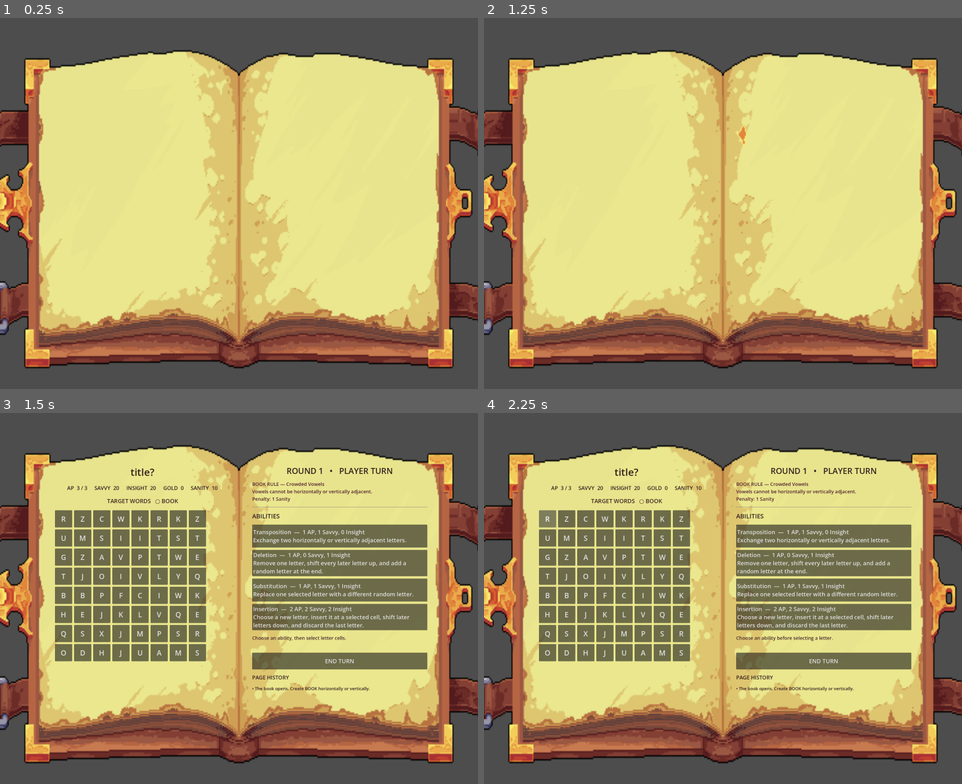
Above: before the commit, frames 1-4 (two rows, left to right).
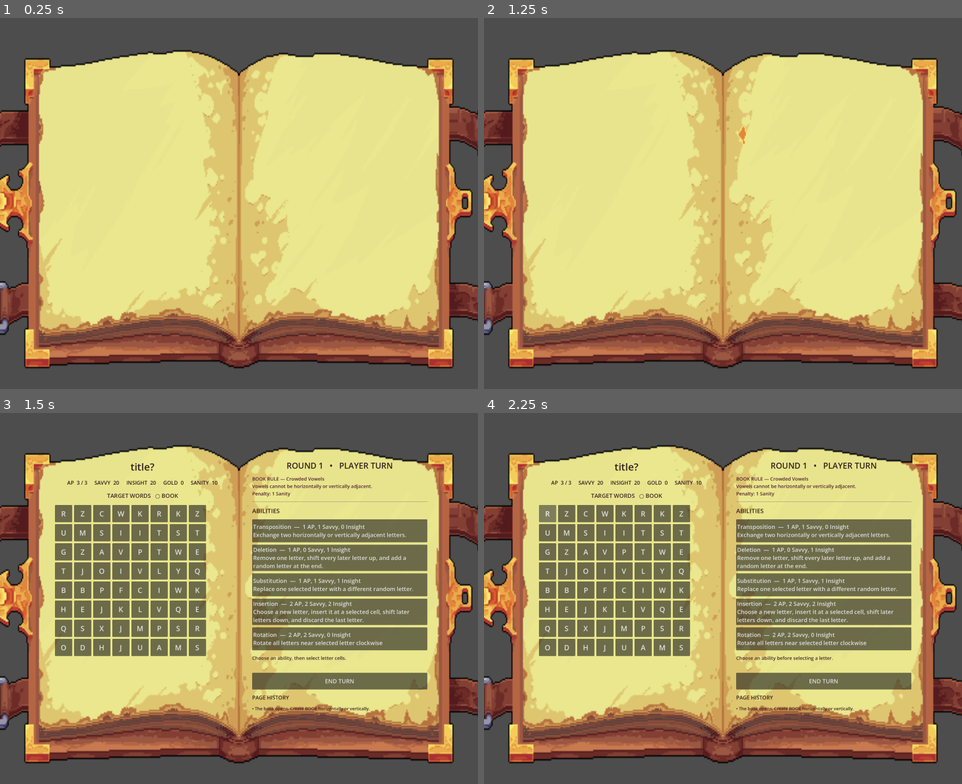
Above: after the commit, the same moments.

Repository: kbendrick/DJK_Project
Game: Godot game, scene res://Prototypes/BookWordGame/book_word_game.tscn
Same seed, same stepped clock (60 frames per second), same inputs: the game is played once before the commit and once after it.
Inputs (mouse positions are in pixels of both pictures, inside the frame that each line leads up to):
- Up to frame 1 (0.25 s): no input
- Up to frame 2 (1.25 s): tap Enter at 0.5 s; move the mouse to (828, 188) at 0.52 s; click (828, 188) at 0.67 s; tap Space at 0.77 s
- Up to frame 3 (1.5 s): drag from (143, 624) to (215, 680) at 1.27 s
- Up to frame 4 (2.25 s): click "R" at 2 s

Frames 1-2 are identical in both runs. In frame 3, 16% of the frame differs, in the area x 11-90%, y 13-81%; in frame 4, 16%.

Commit message:
added rotation ability

Diff:
--- a/Prototypes/BookWordGame/rules/adjacent_vowels_rule.gd
+++ b/Prototypes/BookWordGame/rules/adjacent_vowels_rule.gd
@@ -117,6 +117,7 @@
 		if not _is_vowel(model.get_letter(cell)):
 			consonant_cells.append(cell)
 
+	# Choose a random cell that has a consonant, and delete
 	var selected_cell: Vector2i = consonant_cells[rng.randi_range(0, consonant_cells.size()-1)]
 	model.delete_at(selected_cell, rng)
 	return "The book deleted the letter at (%d, %d)." % [selected_cell.x + 1, selected_cell.y + 1]
--- a/Prototypes/BookWordGame/scripts/book_word_game.gd
+++ b/Prototypes/BookWordGame/scripts/book_word_game.gd
@@ -104,7 +104,8 @@
 		TranspositionAbility.new(),
 		DeletionAbility.new(),
 		SubstitutionAbility.new(),
-		InsertionAbility.new()
+		InsertionAbility.new(),
+		RotationAbility.new()
 	])
 	# Checks for any extra abilities and sets them up as well
 	for extra_ability in extra_abilities:
--- a/Prototypes/BookWordGame/scripts/letter_grid_model.gd
+++ b/Prototypes/BookWordGame/scripts/letter_grid_model.gd
@@ -98,6 +98,34 @@
 	set_letter(second, temporary)
 
 	# Return true for apply() function
+	return true
+
+
+# Rotates all nearby letters clockwise (maybe player could choose between clockwise/counterclockwise?)
+func rotate(cell: Vector2i) -> bool:
+	# Checks that cell is on grid
+	if not is_valid_cell(cell):
+		return false
+
+	# Checks that neighboring cells are valid, adds them to an array
+	var neighbor_cells: Array[Vector2i] = []
+	for direction in [Vector2i.UP, Vector2i.UP + Vector2i.RIGHT, Vector2i.RIGHT, Vector2i.DOWN + Vector2i.RIGHT, Vector2i.DOWN, Vector2i.DOWN + Vector2i.LEFT, Vector2i.LEFT, Vector2i.UP + Vector2i.LEFT]:
+		var neighbor: Vector2i = cell + direction
+		if is_valid_cell(neighbor):
+			neighbor_cells.append(neighbor)
+
+	# Checks to make sure cells were added
+	if neighbor_cells.size() <= 2:
+		return false
+
+	# Uses temporary variable to rotate all letters in the array
+	var temporary: String = get_letter(neighbor_cells[0])
+	for index in range(neighbor_cells.size()):
+		var next_up: String = get_letter(neighbor_cells[(index + 1) % (neighbor_cells.size())])
+		print("Moving " + temporary + " into " + next_up)
+		set_letter(neighbor_cells[(index + 1) % (neighbor_cells.size())], temporary)
+		temporary = next_up
+
 	return true
 
 
--- /dev/null
+++ b/Prototypes/BookWordGame/scripts/rotation_ability.gd
@@ -0,0 +1,16 @@
+class_name RotationAbility
+extends BookAbility
+
+
+func _init() -> void:
+	ability_id = &"rotation"
+	display_name = "Rotation"
+	description = "Rotate all letters near selected letter clockwise"
+	action_point_cost = 2
+	savvy_cost = 2
+	insight_cost = 0
+	required_targets = 1
+
+
+func apply(model: LetterGridModel, targets: Array[Vector2i], _letter_choice: String, _rng: RandomNumberGenerator) -> bool:
+	return targets.size() == 1 and model.rotate(targets[0])
Not shown, added: Prototypes/BookWordGame/scripts/rotation_ability.gd.uid
